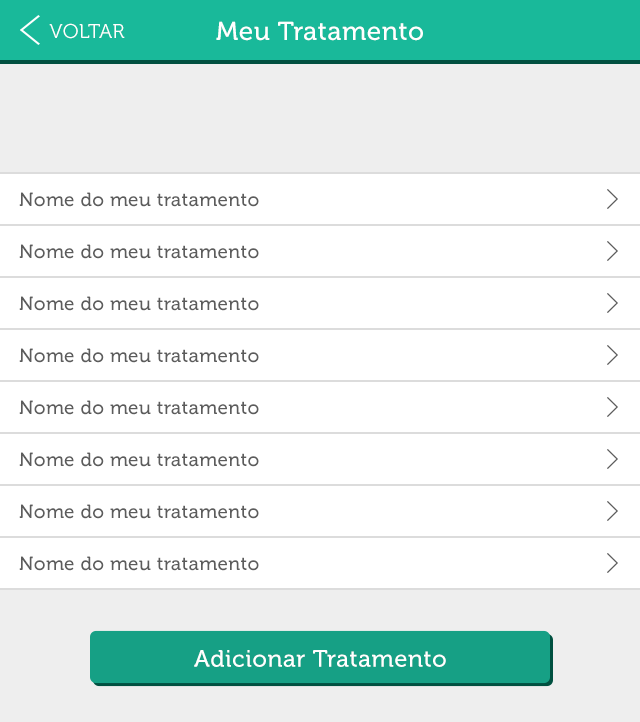
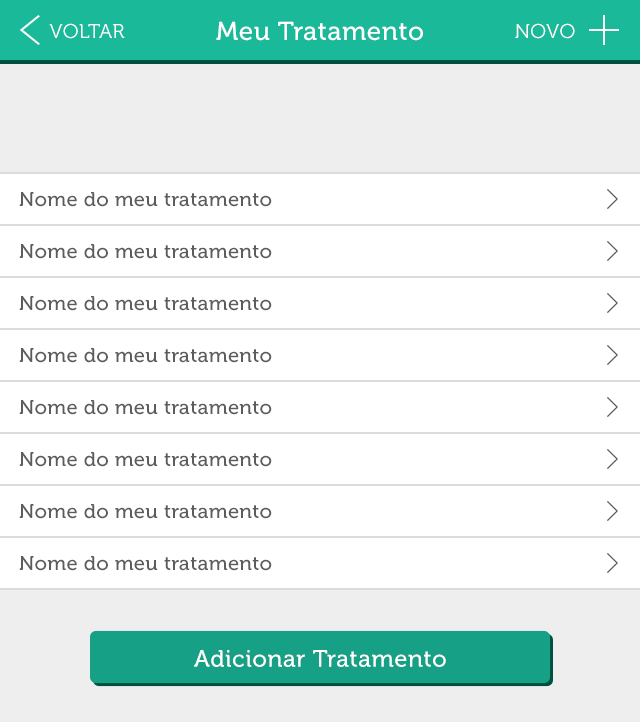
Layer changes from the first 640x722 image to the second:
added group "button-save" with 3 layers in group "header" over [515,15,619,45]
added layer "NOVO" in group "button-save" over [515,23,575,39]
moved "Shape 3 copy" into group "button-save", painted on it over [600,15,619,45]
moved "Shape 3" into group "button-save", painted on it over [589,29,619,41]
painted on "Nome do meu tratamento" (1st of 8, in "list" › "field copy 7") over [21,556,272,571]
painted on "Nome do meu tratamento" (2nd of 8, in "list" › "field copy 6") over [21,504,272,519]
painted on "Nome do meu tratamento" (3rd of 8, in "list" › "field copy 5") over [21,452,272,467]
painted on "Nome do meu tratamento" (4th of 8, in "list" › "field copy 4") over [21,400,272,415]
painted on "Nome do meu tratamento" (5th of 8, in "list" › "field copy 3") over [21,348,272,363]
painted on "Nome do meu tratamento" (6th of 8, in "list" › "field copy 2") over [21,296,272,311]
painted on "Nome do meu tratamento" (7th of 8, in "list" › "field copy") over [21,244,272,259]
painted on "Nome do meu tratamento" (8th of 8, in "list" › "field") over [21,192,272,207]
